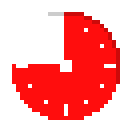
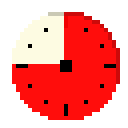
Before/after of a 128 × 128 layered artwork. What changed in the layer stack:
added layer "Layer 4" above "Layer 1" over box(12, 12, 116, 116)
